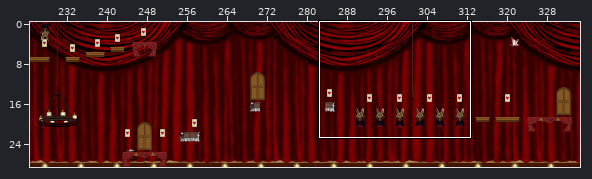
A Tiled map gets an edit: assets/levels/Level_0001/level.tmx. Above, an overview of the earlier version with the close-up marked.
Close-up. Old version:
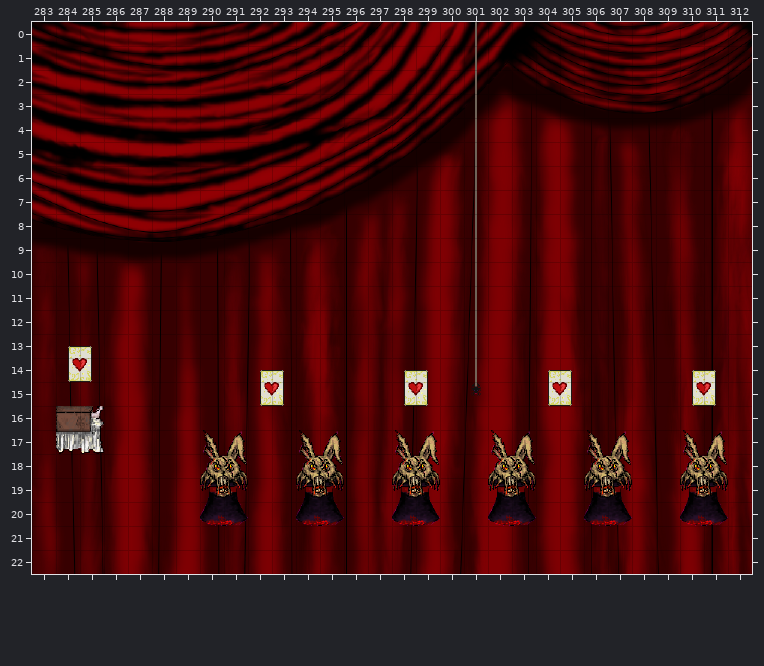
Cells are 32x32 px. Shown: x 283..312, y 0..22. The commit also changed other parts of the map, which this record leaves out.
And afterwards:
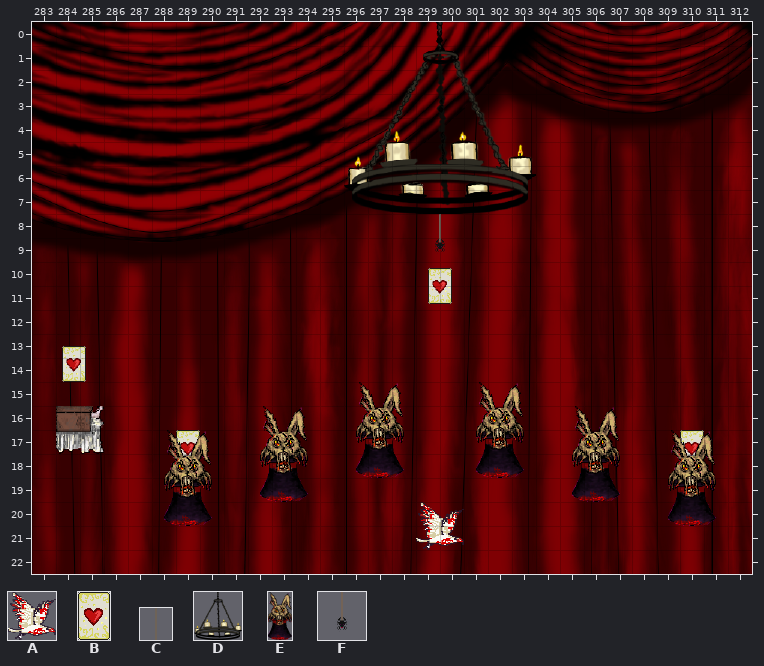
Key: from "bird": A 0; from "card": B 0; from "level": C 47; from "light": D 0; from "rabbit": E 0; from "spider": F 0.
_ is an empty cell, . an unchanged one.
Objects are placed by their top-left corner, in cells (3,4 is the top-left corner of cell 3,4); size is 1x1 cell unless given.
The edit:
--- layer "Cards"
-B "heart" at 310.5,14.5 size 1x1.5
+B "heart" at 299.5,10.2 size 1x1.5
-B "heart" at 284.5,13.5 size 1x1.5
+B "heart" at 284.2,13.5 size 1x1.5
-(outside this view)
+B "heart" at 310,17 size 1x1.5
-B at 292.5,14.5 size 1x1.5
+B at 289,17 size 1x1.5
-B at 298.5,14.5 size 1x1.5
-B at 304.5,14.5 size 1x1.5
--- layer "Enemies"
-E "rabbit" at 298,17 size 2x4
+E "rabbit" at 296.5,15 size 2x4
-E "rabbit" at 302,17 size 2x4
+E "rabbit" at 301.5,15 size 2x4
-E "rabbit" at 294,17 size 2x4
+E "rabbit" at 292.5,16 size 2x4
-E "rabbit" at 306,17 size 2x4
+E "rabbit" at 305.5,16 size 2x4
-E "rabbit" at 290,17 size 2x4
+E "rabbit" at 288.5,17 size 2x4
-E "rabbit" at 310,17 size 2x4
+E "rabbit" at 309.5,17 size 2x4
+A "bird" at 299,20 size 2x2
--- layer "FluffObjects"
-(outside this view)
+D "light" at 296,0 size 8x8
-F "spider" at 300.5,14 size 2x2
+F "spider" at 299,8 size 2x2
--- layer "FluffTiles"
@@ x 301..301 @@
- 0 C
- 1 C
- 2 C
- 3 C
- 4 C
- 5 C
- 6 C
- 7 C
- 8 C
- 9 C
-10 C
-11 C
-12 C
-13 C
+ 0 _
+ 1 _
+ 2 _
+ 3 _
+ 4 _
+ 5 _
+ 6 _
+ 7 _
+ 8 _
+ 9 _
+10 _
+11 _
+12 _
+13 _
Pixel boxes of the changes (left, top, right, bottom) in both close-ups:
changed: (344, 22, 536, 550)
changed: (62, 346, 92, 382)
changed: (260, 370, 344, 526)
changed: (548, 370, 632, 526)
old place: (692, 370, 716, 406)
changed: (164, 430, 248, 526)
changed: (668, 430, 728, 526)
